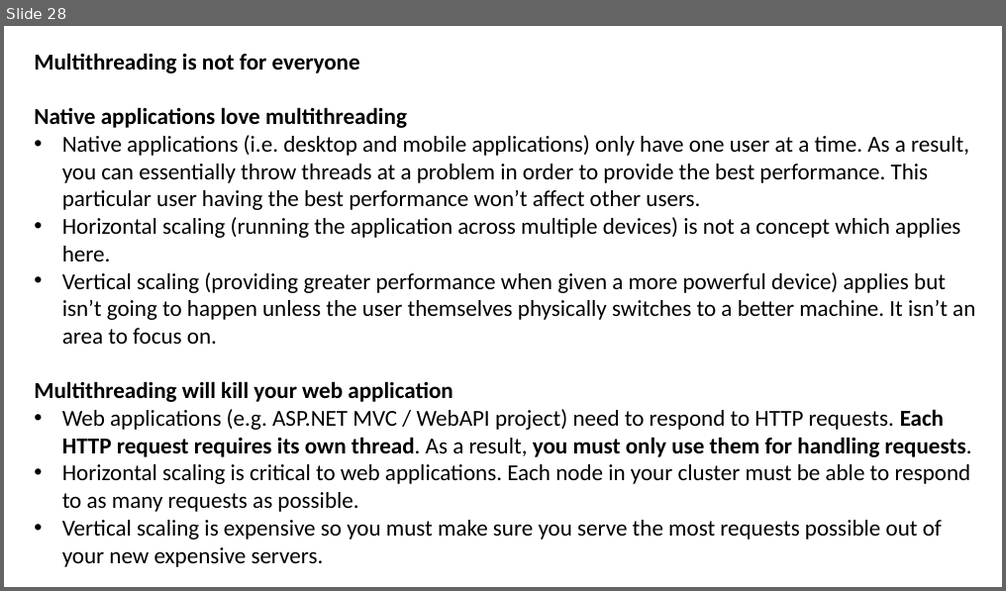
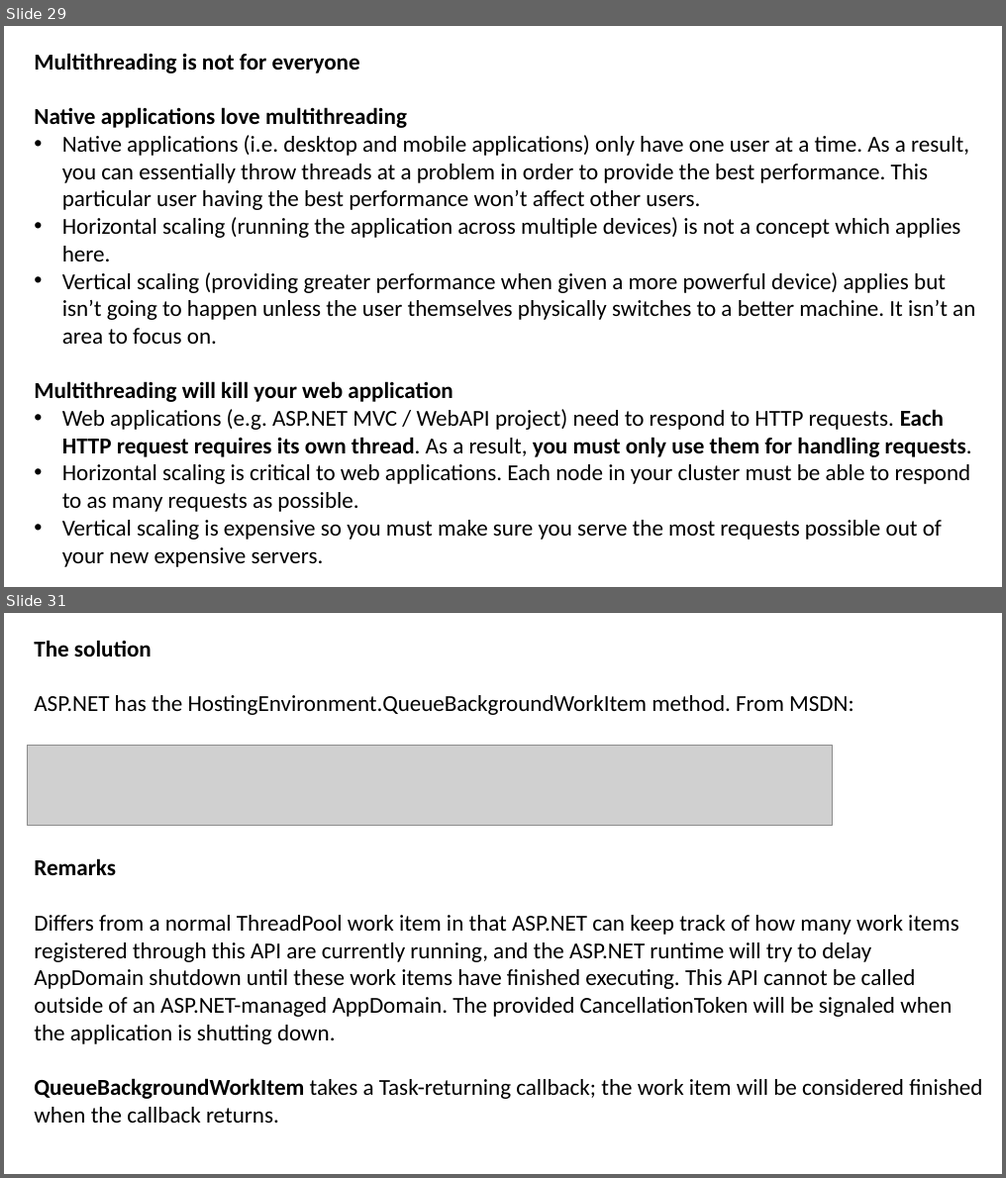
Before and after one commit to JoshKain/AsyncAwaitQuiz, a slide deck: Async and await presentation.pptx. Shown one above the other, each under a label of ours: slide 28 before the commit, slides 29 and 31 after it; the slides between them are not shown. The pictures are 1006x591 and 1006x1178 pixels, drawn with LibreOffice and Linux fonts; fonts in the diff are those of the drawing; grey boxes stand for pictures. Boxes give left, top, right and bottom in pixels: in the first picture for what was removed or moved away, otherwise in the second. Text is boxed around its words. In the diff, an @@ line names an element or a change of style, - is before the commit and + after.

```diff
--- a/Async and await presentation.pptx
+++ b/Async and await presentation.pptx
@@ slide 31 added at [4,613,1002,1174], background #FFFFFF @@
@@ text added at [34,640,982,1123], 22 pt, text #000000 @@
+The solution
+ASP.NET has the HostingEnvironment.QueueBackgroundWorkItem method. From MSDN:
+Remarks
+Differs from a normal ThreadPool work item in that ASP.NET can keep track of how many work items registered through this API are currently running, and the ASP.NET runtime will try to delay AppDomain shutdown until these work items have finished executing. This API cannot be called outside of an ASP.NET-managed AppDomain. The provided CancellationToken will be signaled when the application is shutting down.
+QueueBackgroundWorkItem takes a Task-returning callback; the work item will be considered finished when the callback returns.
@@ picture added at [27,745,832,826] @@
@@ what was slide 28 is now slide 29 @@
```
Also in this commit, not shown: 2 slides changed, 2 other slides added.
